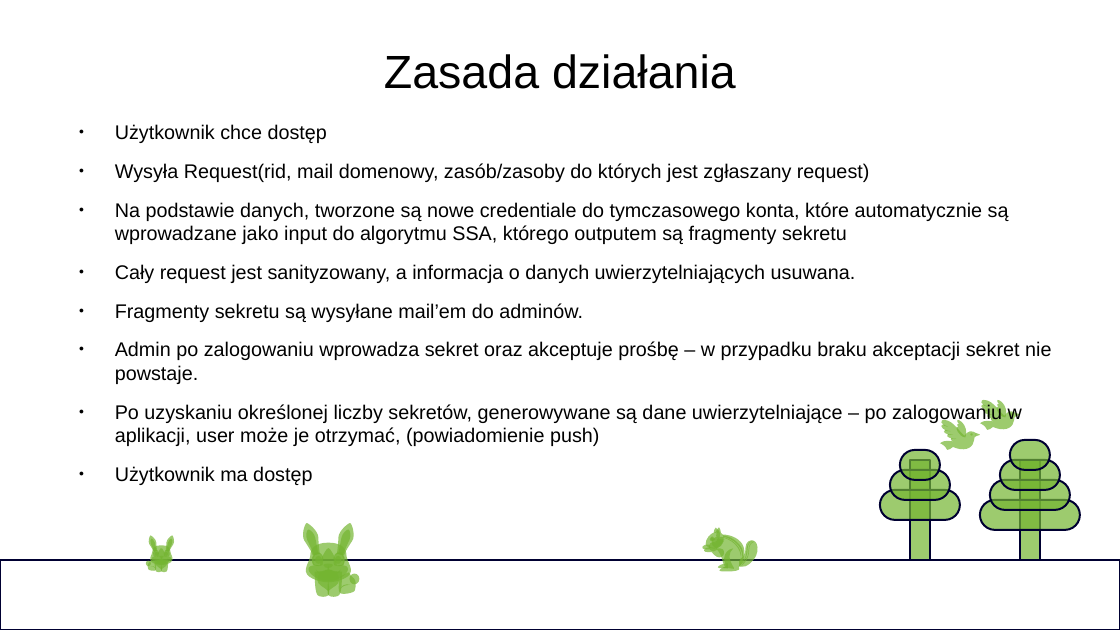
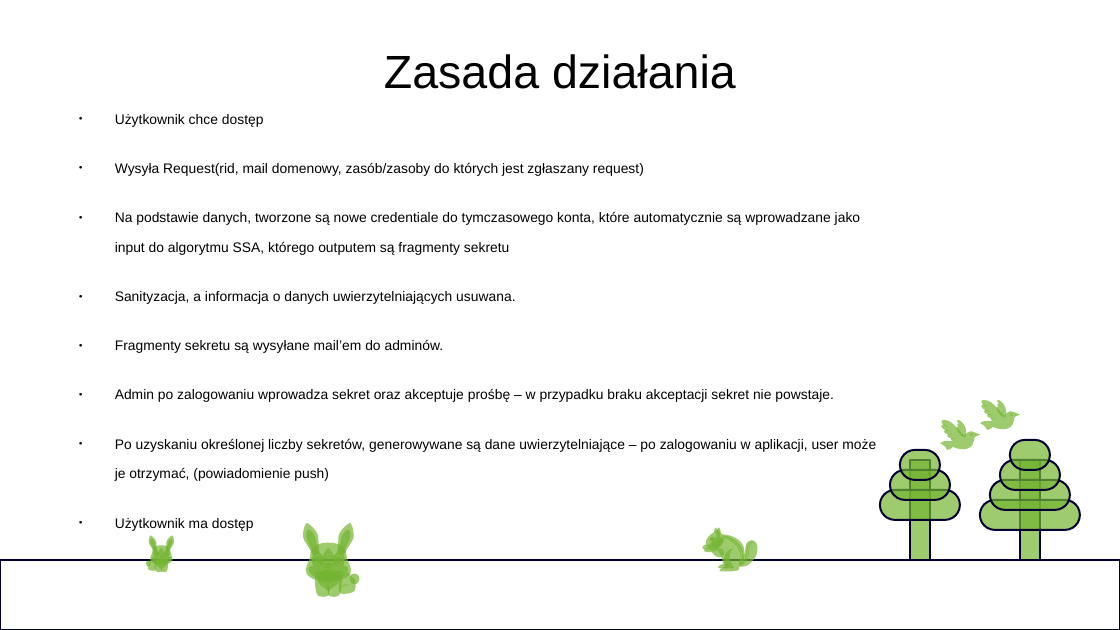
Before and after one commit to Nixam01/mzomi_BHL_2024, a slide deck: slide 5 of dokumentacja_projektu_Access_Broker.odp (slide 4 before the commit). Drawn at 1120x630 pixels with LibreOffice and Linux fonts; fonts in the diff are those of the drawing. Boxes give left, top, right and bottom in pixels: in the first picture for what was removed or moved away, otherwise in the second. Text is boxed around its words. In the diff, an @@ line names an element or a change of style, - is before the commit and + after.

```diff
--- a/dokumentacja_projektu_Access_Broker.odp
+++ b/dokumentacja_projektu_Access_Broker.odp
@@ text "Użytkownik chce dostęp" at (x1=115, y1=114, x2=876, y2=481): vertical alignment top to middle @@
@@ text at (x1=115, y1=114, x2=876, y2=481): size 14 to 9.8 pt; line spacing 1 to 1.8; more space between paragraphs @@
@@ text at (x1=115, y1=291, x2=515, y2=304): text changed; size 14 to 9.8 pt @@
-● Cały request jest sanityzowany, a informacja o danych uwierzytelniających usuwana.
+● Sanityzacja, a informacja o danych uwierzytelniających usuwana.
```
Also in this commit, not shown: 3 other slides changed, 3 slides added.
